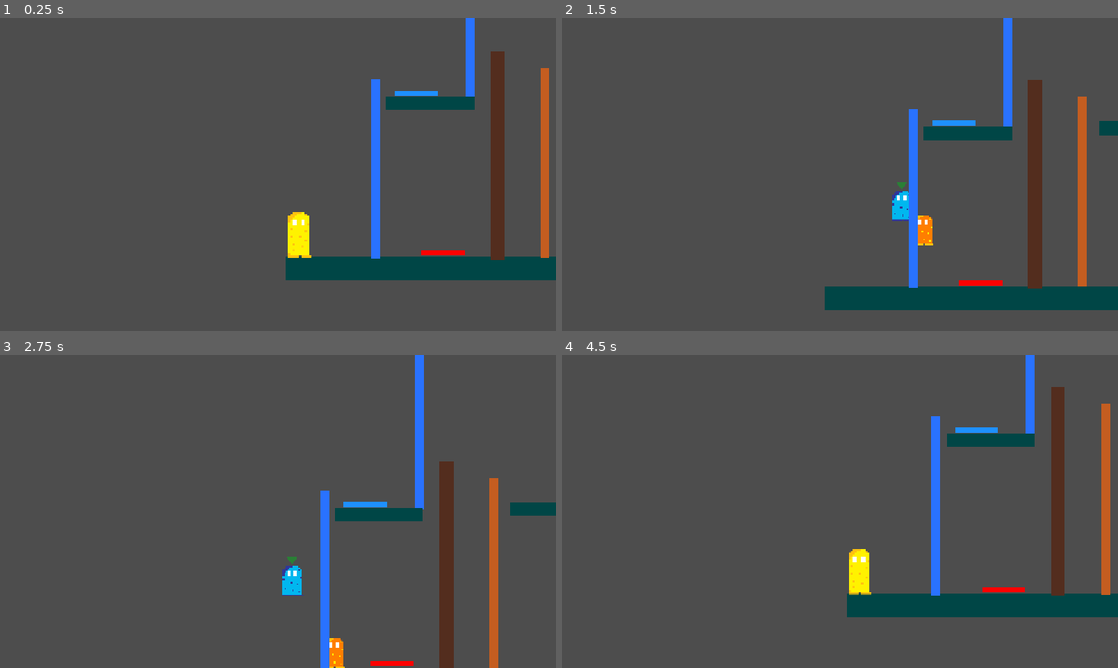
Above: before the commit, frames 1-4 (two rows, left to right).
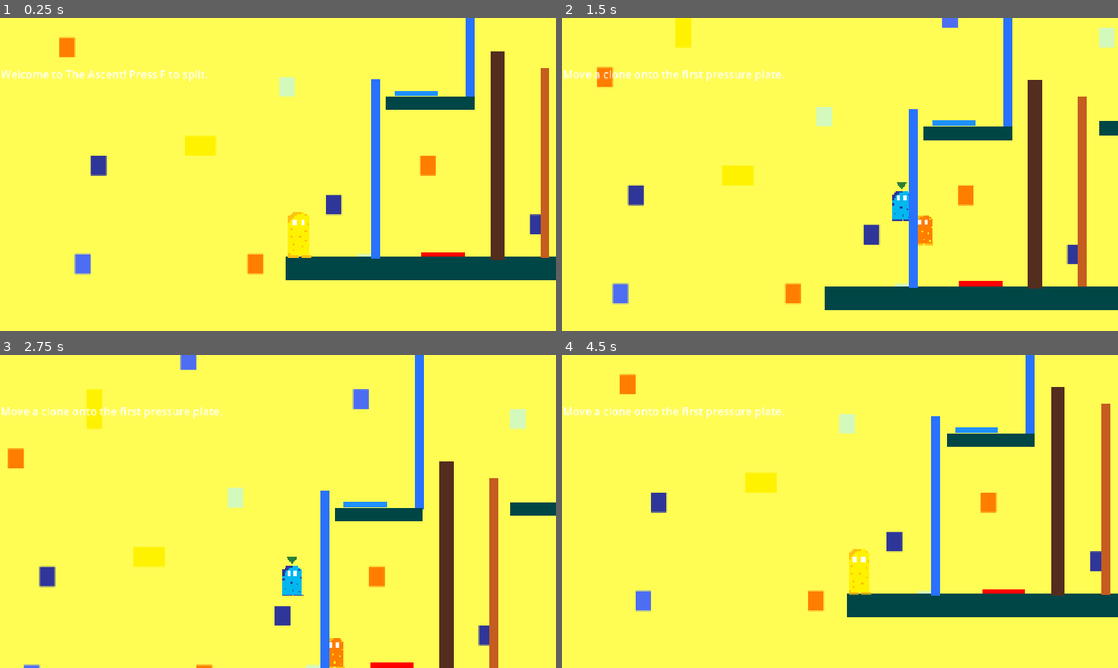
Above: after the commit, the same moments.

Repository: szilveszterbiro7/week4
Game: Godot game, scene res://Scenes/ascent1.tscn
Two runs of this game, one before a commit and one after it. Both use one fixed random seed, a clock stepped at 60 frames per second and the inputs below. This scene is started directly instead of the project's main scene.
Inputs (mouse positions are in pixels of both pictures, inside the frame that each line leads up to):
- Up to frame 1 (0.25 s): no input
- Up to frame 2 (1.5 s): tap F (split) at 0.5, 0.8, 1.35 s; move the mouse to (962, 158) at 0.52 s; hold E (climb) 0.53-1.28 s; hold D (right) from 0.53 s (still down); click (962, 158) at 0.67 s; tap Space (jump) at 0.77, 1.07 s; move the mouse to (728, 190) at 1.27 s
- Up to frame 3 (2.75 s): tap Space (jump) at 1.52, 1.55, 1.82, 2.1 s; move the mouse to (333, 442) at 2.02 s; release D (right) at 2.03 s; hold A (left) from 2.03 s (still down); hold E (climb) from 2.03 s (still down)
- Up to frame 4 (4.5 s): move the mouse to (812, 574) at 2.77 s; release A (left) at 2.78 s; release E (climb) at 2.78 s; hold D (right) 2.78-4.28 s; tap Tab (change_character) at 2.85 s; click (812, 574) at 2.92 s; tap Space (jump) at 3.02, 3.32, 3.77, 3.8, 4.07 s; tap F (split) at 3.05, 4.25, 4.35 s; move the mouse to (1006, 558) at 3.52 s; hold E (climb) 3.53-4.28 s; tap R (restart) at 4.15 s; move the mouse to (673, 464) at 4.27 s; hold A (left) from 4.28 s (still down)

The runs differ from the first frame. In frame 1, 91% of the frame differs, in the area x 0-100%, y 0-100%; in frame 2, 90%; in frame 3, 94%; in frame 4, 91%.

Commit message:
Made tutorial level to the new game mode and aded backgrounds

Diff:
--- a/week-4/Scenes/ascent1.tscn
+++ b/week-4/Scenes/ascent1.tscn
@@ -1,6 +1,6 @@
 [gd_scene format=3 uid="uid://fr0m02uipfos"]
 
-[ext_resource type="Script" uid="uid://57ccpe3yj8g2" path="res://Scenes/base_level.gd" id="1_45538"]
+[ext_resource type="Script" uid="uid://1bo1w0py6pdf" path="res://Scenes/ascent_tut.gd" id="1_45538"]
 [ext_resource type="PackedScene" uid="uid://br1033xngyq1f" path="res://Scenes/player.tscn" id="2_uu4t1"]
 [ext_resource type="PackedScene" uid="uid://4is7qswmwhxo" path="res://Scenes/clone.tscn" id="3_bc47j"]
 [ext_resource type="Texture2D" uid="uid://5k2aqr88auh4" path="res://Assets/Clone2.png" id="4_l5r0f"]
@@ -8,6 +8,8 @@
 [ext_resource type="PackedScene" uid="uid://8s224681l7qj" path="res://Scenes/pressureplate.tscn" id="6_1xy2s"]
 [ext_resource type="PackedScene" uid="uid://3xvfopas1u0d" path="res://Scenes/exit_gate.tscn" id="7_en62i"]
 [ext_resource type="PackedScene" uid="uid://cbv8867hmqccs" path="res://Scenes/main_menu.tscn" id="8_45538"]
+[ext_resource type="Script" uid="uid://j0qgvywt8a45" path="res://Scenes/tutorial_ui.gd" id="9_uu4t1"]
+[ext_resource type="Texture2D" uid="uid://o3umybgca71y" path="res://Assets/Background.png" id="10_bc47j"]
 
 [sub_resource type="RectangleShape2D" id="RectangleShape2D_ce5me"]
 size = Vector2(43.859375, 2.203125)
@@ -24,6 +26,13 @@
 
 [node name="Ascent1" type="Node2D" unique_id=43157250]
 script = ExtResource("1_45538")
+
+[node name="TextureRect" type="TextureRect" parent="." unique_id=693023837]
+offset_left = -833.0
+offset_top = -950.0
+offset_right = 2056.0
+offset_bottom = 861.0
+texture = ExtResource("10_bc47j")
 
 [node name="Ground" type="StaticBody2D" parent="." unique_id=355745800]
 position = Vector2(320, 320)
@@ -70,7 +79,7 @@
 position = Vector2(588, 44)
 
 [node name="Pressureplate" parent="." unique_id=169107418 node_paths=PackedStringArray("door") instance=ExtResource("6_1xy2s")]
-position = Vector2(270, 535)
+position = Vector2(270, 540)
 door = NodePath("../Door")
 
 [node name="Door2" parent="." unique_id=722675094 instance=ExtResource("5_g2y7e")]
@@ -203,4 +212,14 @@
 position = Vector2(-272.5, 35)
 shape = SubResource("RectangleShape2D_45538")
 
+[node name="TutorialUI" type="CanvasLayer" parent="." unique_id=246267734]
+script = ExtResource("9_uu4t1")
+
+[node name="Instructions" type="Label" parent="TutorialUI" unique_id=1836142212]
+offset_left = 2.0
+offset_top = 112.0
+offset_right = 538.0
+offset_bottom = 247.0
+theme_override_font_sizes/font_size = 25
+
 [editable path="Clone2"]
--- /dev/null
+++ b/week-4/Scenes/ascent_tut.gd
@@ -0,0 +1,41 @@
+extends "res://Scenes/base_level.gd"
+
+
+@onready var tutorial_ui=$TutorialUI
+@onready var plate1=$Pressureplate
+@onready var plate2=$Pressureplate3
+
+var stage=0
+var start_position:Vector2
+
+func _ready():
+	super._ready()
+	start_position=player.global_position
+	tutorial_ui.show_instructions("Welcome to The Ascent! Press F to split.")
+func _physics_process(delta):
+	if Input.is_action_just_pressed("restart"):
+		super._physics_process(delta)
+		return
+	super._physics_process(delta)
+	match stage:
+		0:
+			if split:
+				next_stage("Move a clone onto the first pressure plate.")
+		1:
+			if plate1.activated:
+				next_stage("Select Blue with TAB. Hold E+W/S on the blue\nsurface to climb.")
+		2:
+			if split and clone1.climbing and clone1.velocity.y<0:
+				next_stage("Climb higher! Hold E and use A/D to move sideways\nonto a ledge")
+		3:
+			if split and clone1.is_on_floor() and not clone1.can_climb_here():
+				next_stage("Select Orange with TAB and help\nwith Blue to get through. Hold E + W on\nthe orange surface.")
+		4:
+			if split and clone2.climbing and clone2.velocity.y<0:
+				next_stage("Help Blue reach the upper blue pressure\nplate to open the next door.")
+		5:
+			if plate2.activated:
+				next_stage("Move Orange through the open\ndoor. Bring the clones close and press F to\nreunite. Reach the exit.")
+func next_stage(message:String):
+	stage+=1
+	tutorial_ui.show_instructions(message)
--- a/week-4/Scenes/exit_gate.tscn
+++ b/week-4/Scenes/exit_gate.tscn
@@ -15,10 +15,11 @@
 shape = SubResource("RectangleShape2D_k8qpm")
 
 [node name="Label" type="Label" parent="." unique_id=509864057]
-offset_left = 105.0
+offset_left = 114.0
 offset_top = 143.0
-offset_right = 160.0
+offset_right = 169.0
 offset_bottom = 180.0
+theme_override_colors/font_color = Color(2.5870278e-07, 0.2036441, 0.07257152, 1)
 theme_override_font_sizes/font_size = 27
 text = "EXIT"
 horizontal_alignment = 1
--- a/week-4/Scenes/level2.tscn
+++ b/week-4/Scenes/level2.tscn
@@ -2,6 +2,7 @@
 
 [ext_resource type="Script" uid="uid://57ccpe3yj8g2" path="res://Scenes/base_level.gd" id="1_lgosu"]
 [ext_resource type="PackedScene" uid="uid://br1033xngyq1f" path="res://Scenes/player.tscn" id="2_mhlpv"]
+[ext_resource type="Texture2D" uid="uid://tdmapa6cmj04" path="res://Assets/Background 2.png" id="2_ng020"]
 [ext_resource type="PackedScene" uid="uid://4is7qswmwhxo" path="res://Scenes/clone.tscn" id="3_ng020"]
 [ext_resource type="Texture2D" uid="uid://5k2aqr88auh4" path="res://Assets/Clone2.png" id="4_vn2uo"]
 [ext_resource type="PackedScene" uid="uid://xmtdx5e5rg6w" path="res://Scenes/door.tscn" id="5_mtqcm"]
@@ -21,6 +22,13 @@
 
 [node name="Level2" type="Node2D" unique_id=43157250]
 script = ExtResource("1_lgosu")
+
+[node name="TextureRect" type="TextureRect" parent="." unique_id=255442995]
+offset_left = -1783.0
+offset_top = -416.0
+offset_right = 1924.0
+offset_bottom = 869.0
+texture = ExtResource("2_ng020")
 
 [node name="Ground" type="StaticBody2D" parent="." unique_id=355745800]
 position = Vector2(320, 320)
--- a/week-4/Scenes/level3.tscn
+++ b/week-4/Scenes/level3.tscn
@@ -2,6 +2,7 @@
 
 [ext_resource type="Script" uid="uid://57ccpe3yj8g2" path="res://Scenes/base_level.gd" id="1_qrg6c"]
 [ext_resource type="PackedScene" uid="uid://br1033xngyq1f" path="res://Scenes/player.tscn" id="2_1x0xh"]
+[ext_resource type="Texture2D" uid="uid://tdmapa6cmj04" path="res://Assets/Background 2.png" id="2_h3ll2"]
 [ext_resource type="PackedScene" uid="uid://4is7qswmwhxo" path="res://Scenes/clone.tscn" id="3_h3ll2"]
 [ext_resource type="Texture2D" uid="uid://5k2aqr88auh4" path="res://Assets/Clone2.png" id="4_csbjj"]
 [ext_resource type="PackedScene" uid="uid://xmtdx5e5rg6w" path="res://Scenes/door.tscn" id="5_h6p24"]
@@ -28,6 +29,13 @@
 [node name="Level3" type="Node2D" unique_id=43157250]
 script = ExtResource("1_qrg6c")
 
+[node name="TextureRect" type="TextureRect" parent="." unique_id=225827625]
+offset_left = -1905.0
+offset_top = -769.0
+offset_right = 1885.0
+offset_bottom = 873.0
+texture = ExtResource("2_h3ll2")
+
 [node name="Ground" type="StaticBody2D" parent="." unique_id=355745800]
 position = Vector2(320, 320)
 
--- a/week-4/Scenes/level4.tscn
+++ b/week-4/Scenes/level4.tscn
@@ -2,6 +2,7 @@
 
 [ext_resource type="Script" uid="uid://57ccpe3yj8g2" path="res://Scenes/base_level.gd" id="1_adi6q"]
 [ext_resource type="PackedScene" uid="uid://br1033xngyq1f" path="res://Scenes/player.tscn" id="2_7u67b"]
+[ext_resource type="Texture2D" uid="uid://tdmapa6cmj04" path="res://Assets/Background 2.png" id="2_21ycj"]
 [ext_resource type="PackedScene" uid="uid://4is7qswmwhxo" path="res://Scenes/clone.tscn" id="3_21ycj"]
 [ext_resource type="Texture2D" uid="uid://5k2aqr88auh4" path="res://Assets/Clone2.png" id="4_egqhl"]
 [ext_resource type="PackedScene" uid="uid://xmtdx5e5rg6w" path="res://Scenes/door.tscn" id="5_e7bnd"]
@@ -29,6 +30,13 @@
 [node name="Level1" type="Node2D" unique_id=43157250]
 script = ExtResource("1_adi6q")
 
+[node name="TextureRect" type="TextureRect" parent="." unique_id=354008618]
+offset_left = -2680.0
+offset_top = -540.0
+offset_right = 2146.0
+offset_bottom = 916.0
+texture = ExtResource("2_21ycj")
+
 [node name="Ground" type="StaticBody2D" parent="." unique_id=355745800]
 position = Vector2(320, 320)
 
--- a/week-4/Scenes/tutorial.tscn
+++ b/week-4/Scenes/tutorial.tscn
@@ -3,6 +3,7 @@
 [ext_resource type="Script" uid="uid://cjihlmt8wc5qt" path="res://Scenes/tutorial.gd" id="1_on4kn"]
 [ext_resource type="PackedScene" uid="uid://br1033xngyq1f" path="res://Scenes/player.tscn" id="1_vk57k"]
 [ext_resource type="PackedScene" uid="uid://4is7qswmwhxo" path="res://Scenes/clone.tscn" id="2_8ffim"]
+[ext_resource type="Texture2D" uid="uid://o3umybgca71y" path="res://Assets/Background.png" id="2_70gml"]
 [ext_resource type="Texture2D" uid="uid://5k2aqr88auh4" path="res://Assets/Clone2.png" id="3_xfk5q"]
 [ext_resource type="PackedScene" uid="uid://8s224681l7qj" path="res://Scenes/pressureplate.tscn" id="5_6444e"]
 [ext_resource type="PackedScene" uid="uid://xmtdx5e5rg6w" path="res://Scenes/door.tscn" id="6_evi0p"]
@@ -19,6 +20,13 @@
 
 [node name="Tutorial" type="Node2D" unique_id=43157250]
 script = ExtResource("1_on4kn")
+
+[node name="TextureRect" type="TextureRect" parent="." unique_id=2067702769]
+offset_left = -737.0
+offset_top = -97.0
+offset_right = 1659.0
+offset_bottom = 895.0
+texture = ExtResource("2_70gml")
 
 [node name="Ground" type="StaticBody2D" parent="." unique_id=355745800]
 position = Vector2(320, 320)
@@ -50,7 +58,7 @@
 texture = ExtResource("3_xfk5q")
 
 [node name="Pressureplate" parent="." unique_id=169107418 node_paths=PackedStringArray("door") instance=ExtResource("5_6444e")]
-position = Vector2(244, 540)
+position = Vector2(244, 543)
 door = NodePath("../Door")
 
 [node name="StaticBody2D" type="StaticBody2D" parent="." unique_id=1607458829]
@@ -72,10 +80,11 @@
 script = ExtResource("7_lsmp6")
 
 [node name="Title" type="Label" parent="TutorialUI" unique_id=525797486]
-offset_left = 420.0
-offset_top = 7.0
-offset_right = 894.0
-offset_bottom = 90.0
+offset_left = 398.0
+offset_top = 42.0
+offset_right = 872.0
+offset_bottom = 125.0
+theme_override_colors/font_color = Color(0, 0, 0, 1)
 theme_override_font_sizes/font_size = 60
 text = "TUTORIAL LEVEL"
 
@@ -84,12 +93,13 @@
 offset_top = 190.0
 offset_right = 620.0
 offset_bottom = 239.0
+theme_override_colors/font_color = Color(0, 0, 0, 1)
 theme_override_font_sizes/font_size = 35
 text = "Press A and D to move"
 horizontal_alignment = 1
 
 [node name="Pressureplate2" parent="." unique_id=1479688761 node_paths=PackedStringArray("door") instance=ExtResource("5_6444e")]
-position = Vector2(790, 539)
+position = Vector2(790, 542)
 door = NodePath("../Door")
 
 [node name="ExitGate" parent="." unique_id=103256322 instance=ExtResource("7_h2ono")]
--- a/week-4/Scenes/tutorial_ui.gd
+++ b/week-4/Scenes/tutorial_ui.gd
@@ -4,6 +4,6 @@
 @onready var instructions=$Instructions
 
 func _ready():
-	instructions.text="Press A and D to move"
+	instructions.text="Welcome to The Ascent! Press F to split."
 func show_instructions(message:String):
 	instructions.text=message
Binary file added: week-4/Assets/Background 2.png
Not shown, added: week-4/Assets/Background 2.png.import
Binary file changed: week-4/Assets/Background.png
Not shown, changed: week-4/Assets/Background.png.import
Not shown, added: week-4/Scenes/ascent_tut.gd.uid
